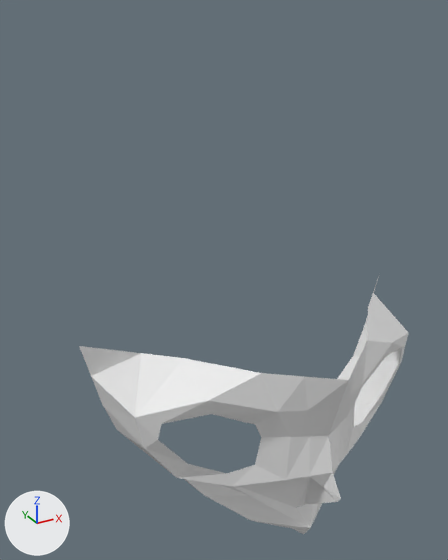
A saved change to the Blender file 津辺愛香/modeling/Aika.blend.
The view is the same before and after, from a 50 mm camera at (-0.318, -0.525, 4.291) aimed at (0.005, 0.062, 3.998). The lights are fixed; the arrows at lower left show +X, +Y and +Z. The older version comes first.

Objects in the first picture: '平面'.
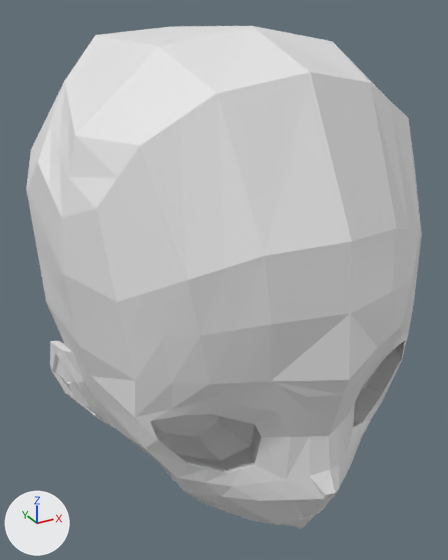
Commit message: 首と耳をモデリング

Changed parts and their boxes [x1, y1, x2, y2] in the pictures (448 x 560 px):
'平面', reshaped (20% wider, 92% taller)
    before: [79, 273, 408, 534]
    after: [26, 26, 422, 529]

The change, as a diff of the scene's bpy script:
```diff
--- a/津辺愛香/modeling/Aika.blend.py
+++ b/津辺愛香/modeling/Aika.blend.py
@@ me_平面 @@
 # used by ob_平面; location = (0.0, 0.0, 0.0); rotation_euler = (17.28, 0.0, 0.0), in degrees (270, 0, 0)
-me_平面.from_pydata(...)  # 53 vertices, 36 faces; spans x 0.0..0.189, y -3.993..-3.771, z -0.177..0.0
+me_平面.from_pydata(...)  # 292 vertices, 271 faces; spans x 0.0..0.199, y -4.276..-3.706, z -0.172..0.299
+# me_平面 part 1
+# 13 vertices are removed from x 0.0..0.145, y -3.993..-3.811, z -0.149..-0.042
+# 21 faces are deleted
+# 11 vertices move from x 0.0..0.116, y -3.884..-3.771, z -0.177..-0.042 to x 0.0..0.118, y -3.884..-3.772, z -0.168..-0.079
+# 246 vertices are added at x 0.0..0.199, y -4.276..-3.706, z -0.167..0.299
+# 6 new vertices lie (0.006, 0.0, 0.0) away from vertices in x 0.013..0.179, y -3.896..-3.795, z -0.118..0.066
+# 256 new faces join them
```
